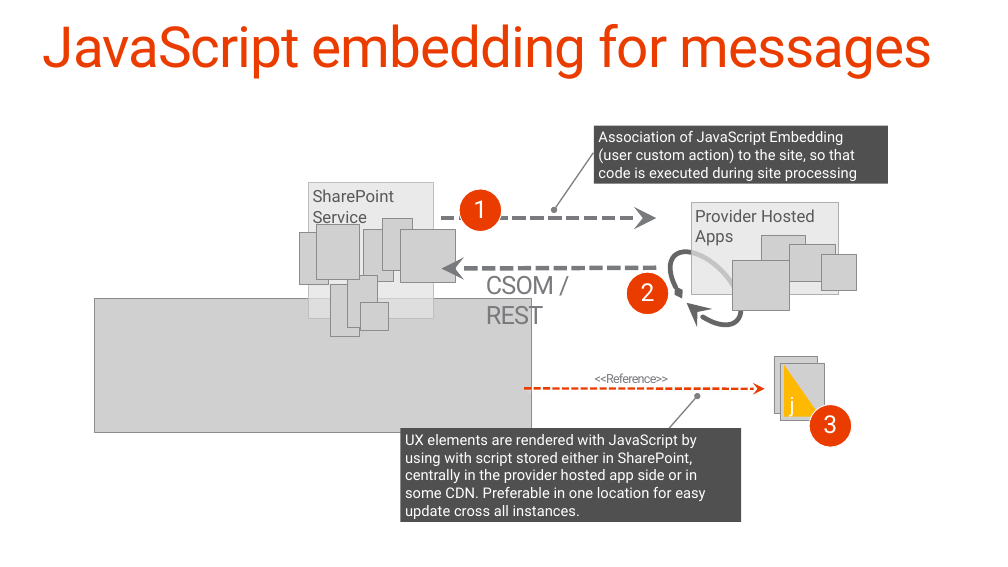
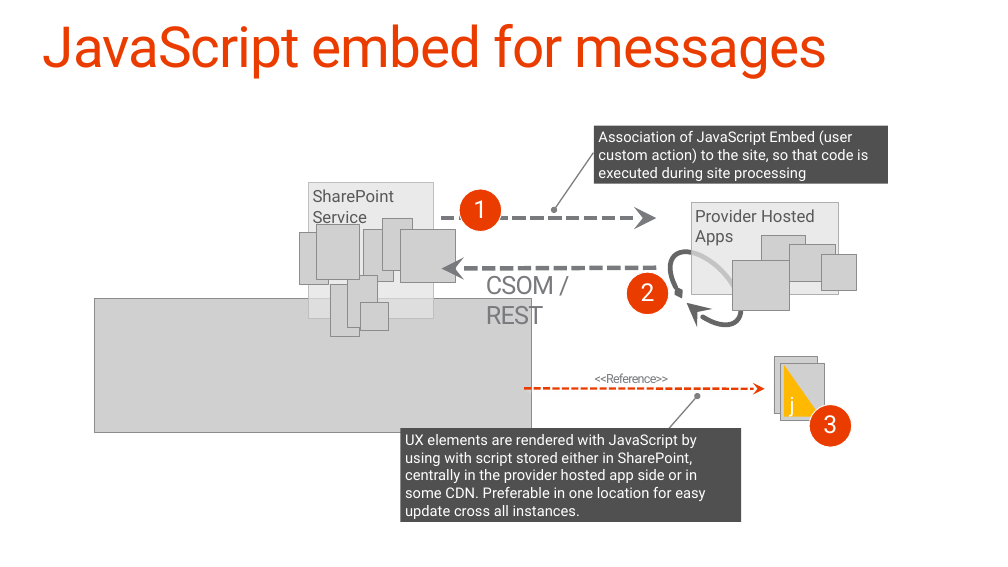
Before and after one commit to fabbbiob/TrainingContent, a slide deck: slide 14 of O3658/02 Managing site settings using app model/2_SiteManagement.pptx. Drawn at 1008x567 pixels with LibreOffice and Linux fonts; fonts in the diff are those of the drawing; grey boxes stand for pictures; background and template pictures are left out. Boxes give left, top, right and bottom in pixels: in the first picture for what was removed or moved away, otherwise in the second. Text is boxed around its words. In the diff, an @@ line names an element or a change of style, - is before the commit and + after.

Commit message:
Updated terminology for JS embed

```diff
--- a/O3658/02 Managing site settings using app model/2_SiteManagement.pptx
+++ b/O3658/02 Managing site settings using app model/2_SiteManagement.pptx
@@ title at box(43, 24, 828, 79): text changed @@
-JavaScript embedding for messages
+JavaScript embed for messages
@@ text in rectangle at box(598, 130, 868, 181): text changed @@
-  Association of JavaScript Embedding (user custom action) to the site, so that code is executed during site processing
+  Association of JavaScript Embed (user custom action) to the site, so that code is executed during site processing
```
Also in this commit, not shown: 8 other slides changed, 1 other file.
